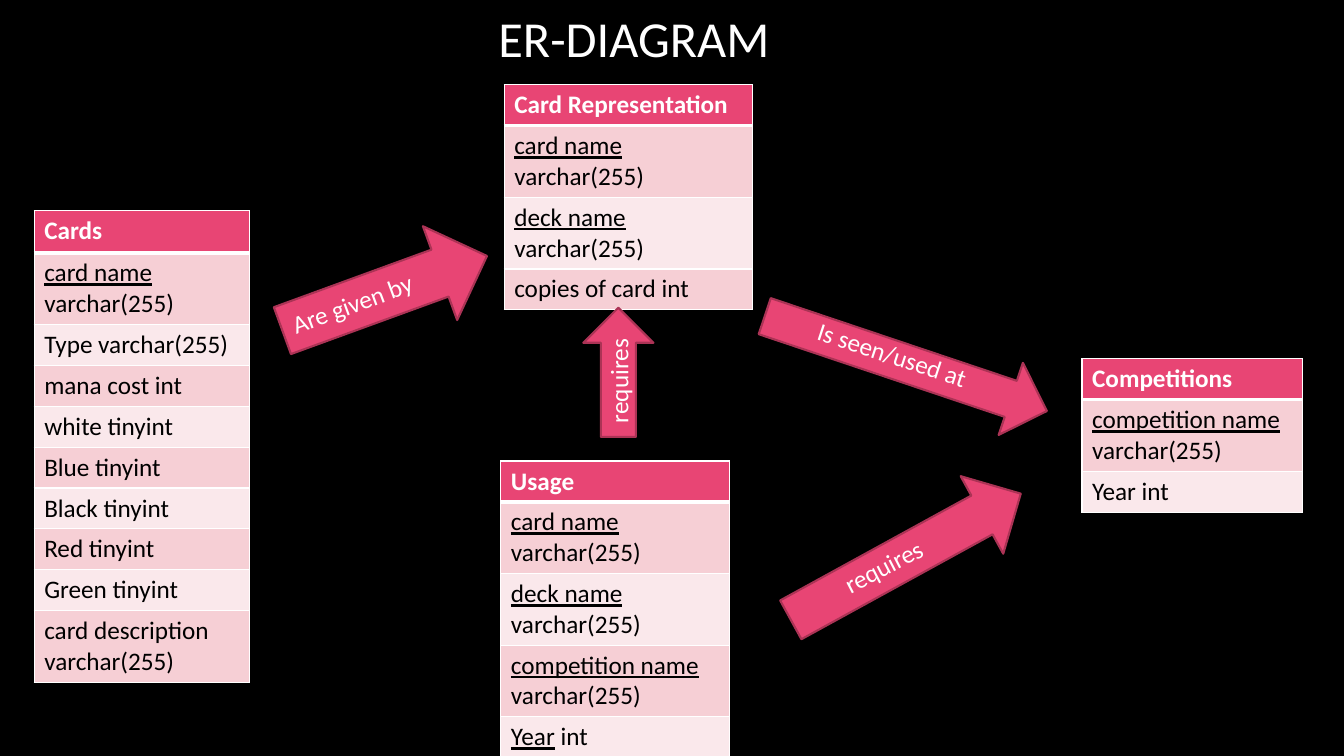
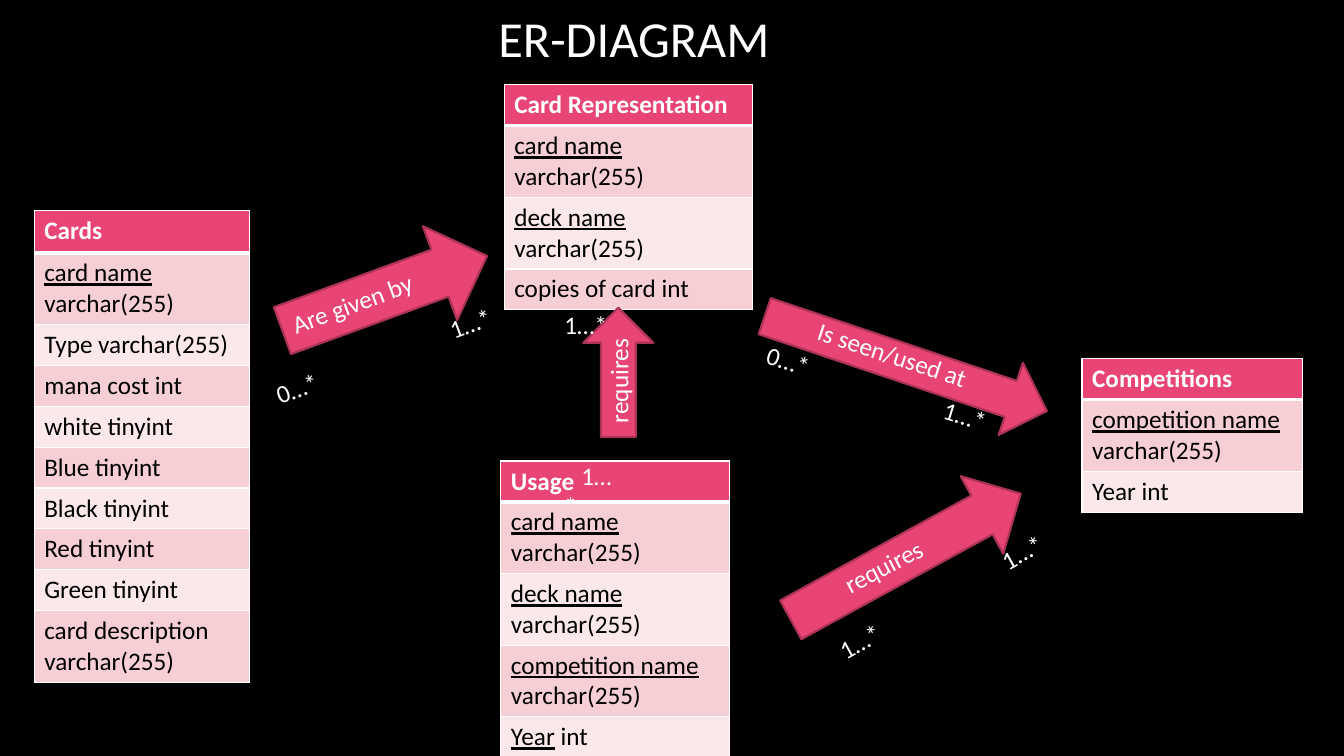
Before and after one commit to jedibob5/CSC4402DBProject, a slide deck: slide 5 of project/presentation/Databases project.pptx. Drawn at 1344x756 pixels with LibreOffice and Linux fonts; fonts in the diff are those of the drawing; background and template pictures are left out. Boxes give left, top, right and bottom in pixels: in the first picture for what was removed or moved away, otherwise in the second. Text is boxed around its words. In the diff, an @@ line names an element or a change of style, - is before the commit and + after.

```diff
--- a/project/presentation/Databases project.pptx
+++ b/project/presentation/Databases project.pptx
@@ text added at (564, 316, 611, 485), 18 pt, text #FFFFFF @@
+1…*
+1…*
@@ text added at (765, 344, 971, 427), 18 pt, text #FFFFFF @@
+0…* 1…*
@@ text added at (280, 375, 320, 403), 18 pt, text #FFFFFF @@
+0…* 1…*
@@ text added at (846, 554, 1034, 659), 18 pt, text #FFFFFF @@
+1…* 1…*
```
Also in this commit, not shown: 3 other slides changed.
